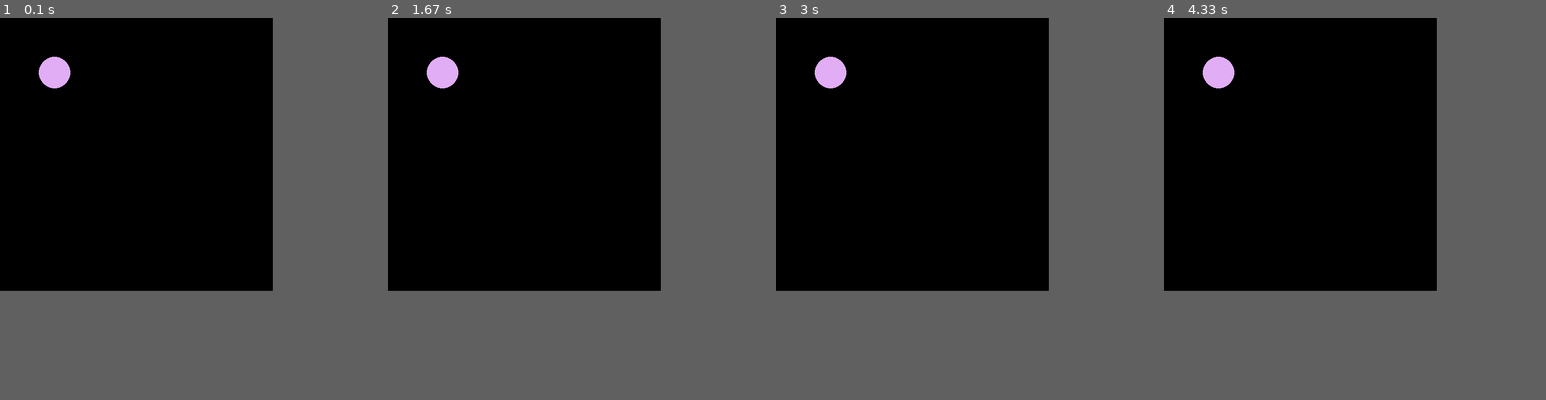
Above: before the commit, frames 1-4 (left to right).
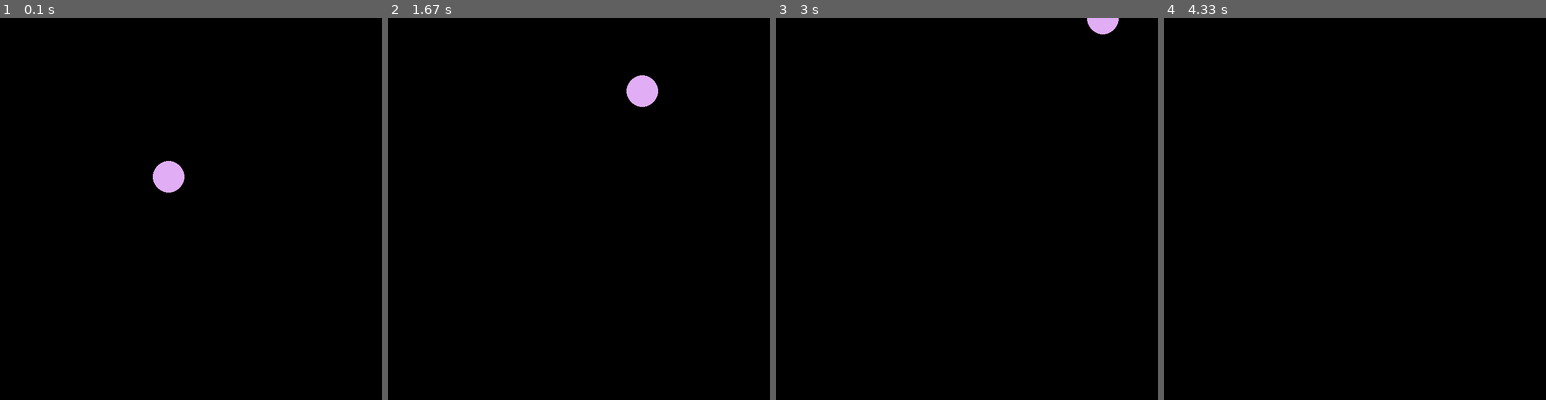
Above: after the commit, the same moments.

Repository: sagieppel/PyGame-Toturial
Game: pygame game, started from Lesson3.py
Two runs of this game, one before a commit and one after it. Both use one fixed random seed, a clock stepped at 60 frames per second and the inputs below.
Inputs:
- Up to frame 1 (0.1 s): no input
- Up to frame 2 (1.67 s): no input
- Up to frame 3 (3 s): no input
- Up to frame 4 (4.33 s): no input
In our replay, the window is 500x500 before the commit and 700x700 after it. These sizes can differ from the game's own. Grey fills any space a smaller window leaves; there, only what the larger window draws over its background counts as a difference.

The runs differ from the first frame. In frame 1, 1.1% of the frame differs, in the area x 10-49%, y 10-46%; in frame 2, 1.1%; in frame 3, 0.8%; in frame 4, 0.5%.

Commit message:
Update Lesson3.py

Diff:
--- a/Lesson3.py
+++ b/Lesson3.py
@@ -9,23 +9,27 @@
   circle["x"]=x
   circle["y"]=y
   circle["size"]=random.randint(1,30)
+  circle["speedx"]=1
+  circle["speedy"]=-1
   return circle
 #------------------Draw a circle--------------------------------------------------------
-def drawcircle(circle):
+def updatecircle(circle):
+    circle["x"] += circle ["speedx"]
+    circle["y"] += circle ["speedy"]
     pygame.draw.circle(screen, [circle["red"],circle["green"],circle["blue"]], [int(circle["x"]),int(circle["y"])], int(circle["size"]))
+
 #----------------initiate pygame---------------------------------------------------------
-
 pygame.init()
-screensize=500
+screensize=700
 screen=pygame.display.set_mode([screensize,screensize]) # Set screen
 
-circle=createcircle(100,100)
+circle=createcircle(300,300)
 
 #----------------------------Main loop--------------------------------------------------------------------
 for i in range(10000000):
   #pygame.event.get() # Get user input
   #x,y = pygame.mouse.get_pos() # Get position of the mouse
   pygame.Surface.fill(screen,(0,0,0)) # Fill screen
-  drawcircle(circle)
+  updatecircle(circle)
   pygame.time.delay(10) # Wait 10 milli second
   pygame.display.update()
